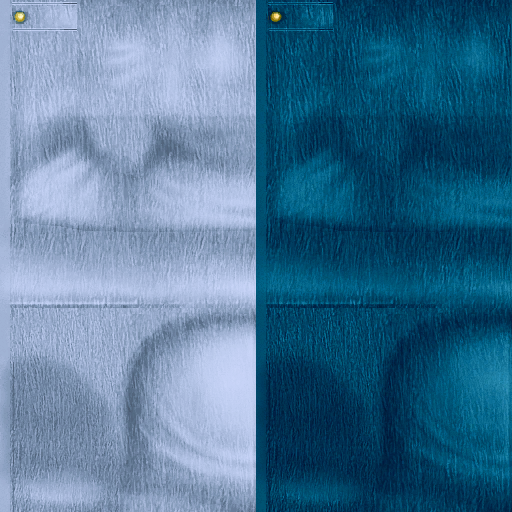
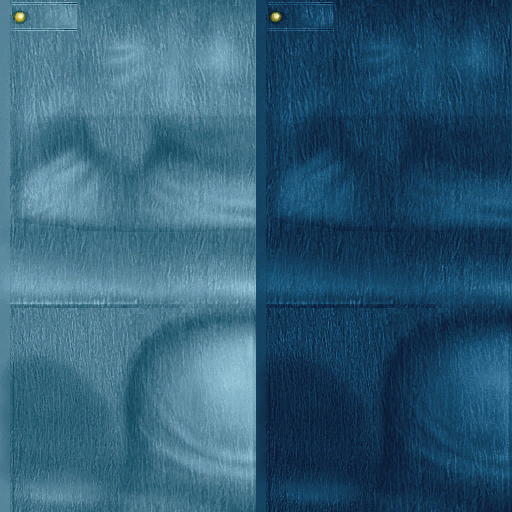
Layered file, before and after one edit (512px x 512px). Changes by layer:
hid "Livello 2", opacity 35% → 85%, moved it below "Livello 1", painted on it over [0, 0, 256, 512]
